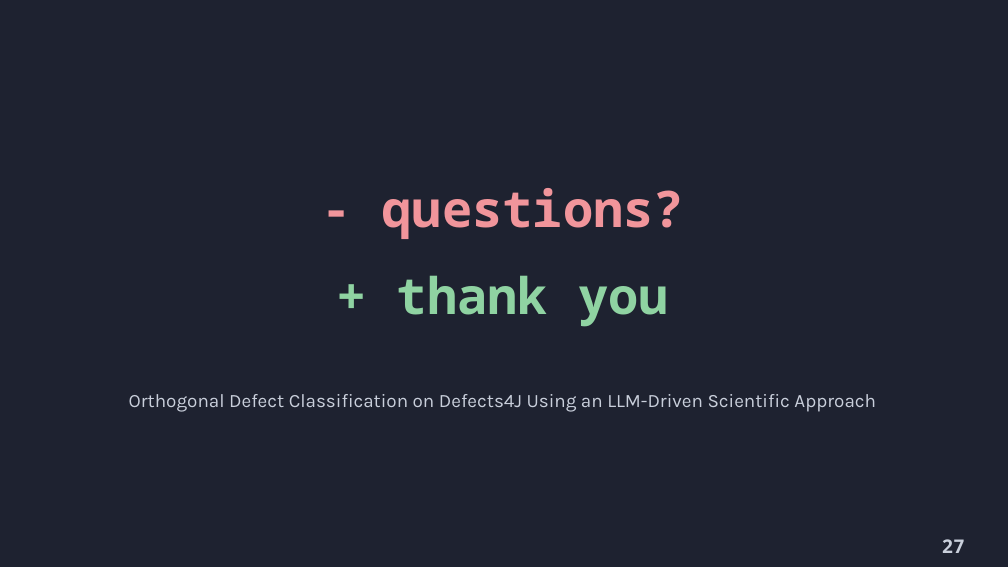
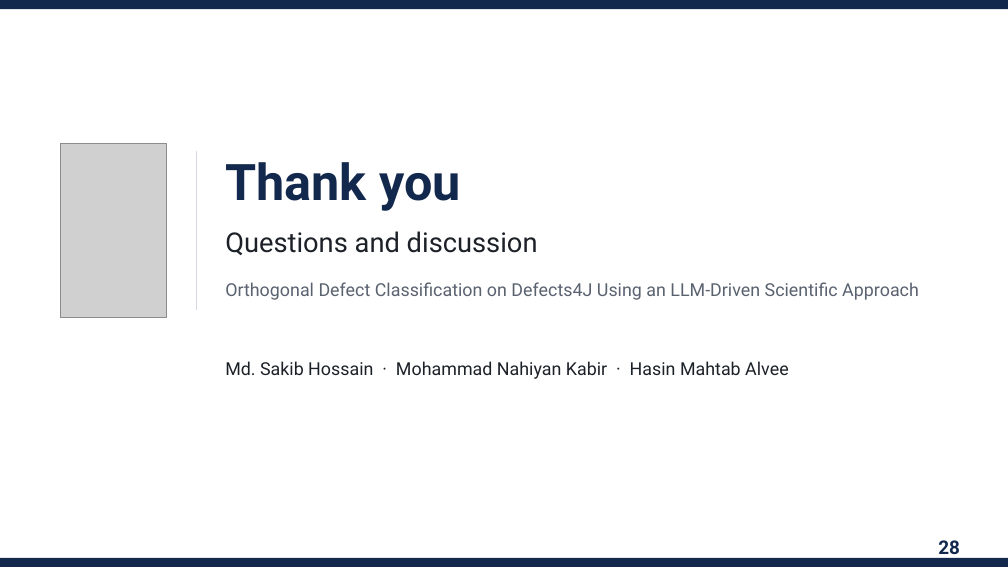
Before and after one commit to hasin023/d4j_odc_implementation, a slide deck: slide 28 of iut_submissions/presentation/Defence/SWE_Orthogonal Defect Classification on Defects4JUsing an LLM-Driven Scientific Approach_Defence_Presentation.pptx (slide 27 before the commit). Drawn at 1008x567 pixels with LibreOffice and Linux fonts; fonts in the diff are those of the drawing; grey boxes stand for pictures. Boxes give left, top, right and bottom in pixels: in the first picture for what was removed or moved away, otherwise in the second. Text is boxed around its words. In the diff, an @@ line names an element or a change of style, - is before the commit and + after.

```diff
--- a/iut_submissions/presentation/Defence/SWE_Orthogonal Defect Classification on Defects4JUsing an LLM-Driven Scientific Approach_Defence_Presentation.pptx
+++ b/iut_submissions/presentation/Defence/SWE_Orthogonal Defect Classification on Defects4JUsing an LLM-Driven Scientific Approach_Defence_Presentation.pptx
@@ rectangle removed at [0,0,1008,567] @@
@@ rectangle added at [0,0,1008,9], fill #12284C @@
@@ picture added at [60,144,166,318] @@
@@ line added from (197, 151) to (197, 310), #D5D9DF 1 pt @@
@@ text at [225,162,461,211]: text changed; font Noto Sans Mono to Roboto; text colour #8FD3A2 to #12284C @@
-+ thank you
+Thank you
@@ text at [225,231,538,255]: text changed; size 48 to 26 pt; font Noto Sans Mono to Roboto; text colour #F1959B to #1C2128; bold off @@
-- questions?
+Questions and discussion
@@ text "Orthogonal Defect Classification on Defects4J ...": place and size @@
-text "Orthogonal Defect Classification on Defects4J ..." at [129,394,876,412]
+text "Orthogonal Defect Classification on Defects4J ..." at [225,282,919,300]
@@ text "Orthogonal Defect Classification on Defects4J ..." at [225,282,919,300]: size 18 to 17 pt, font Karla to Roboto, text colour #C9CFDB to #5A6270; alignment centre to left @@
@@ text added at [225,361,789,379], 17 pt, text #1C2128 @@
+Md. Sakib Hossain · Mohammad Nahiyan Kabir · Hasin Mahtab Alvee
@@ text removed at [942,539,965,553] @@
-27
@@ rectangle added at [0,558,1008,567], fill #12284C @@
@@ text added at [938,540,960,560], 18 pt, text #12284C, bold @@
+28
```
Also in this commit, not shown: 14 other slides changed, 13 slides added, 12 slides removed, 6 other files.
